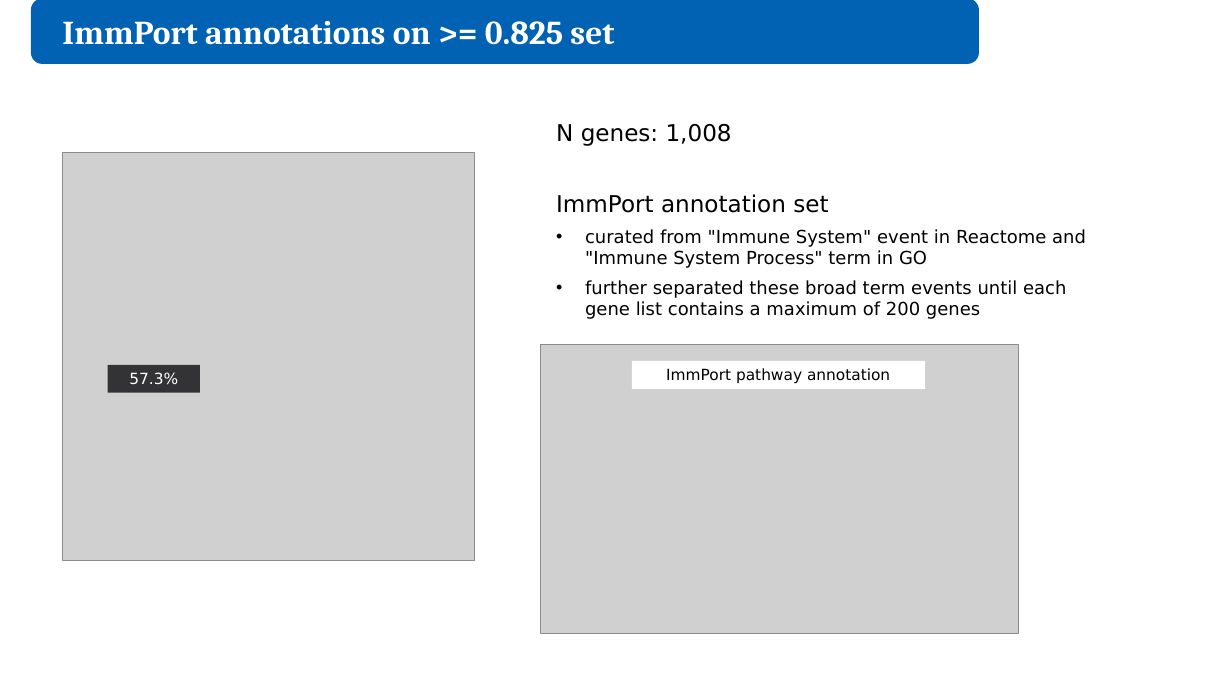
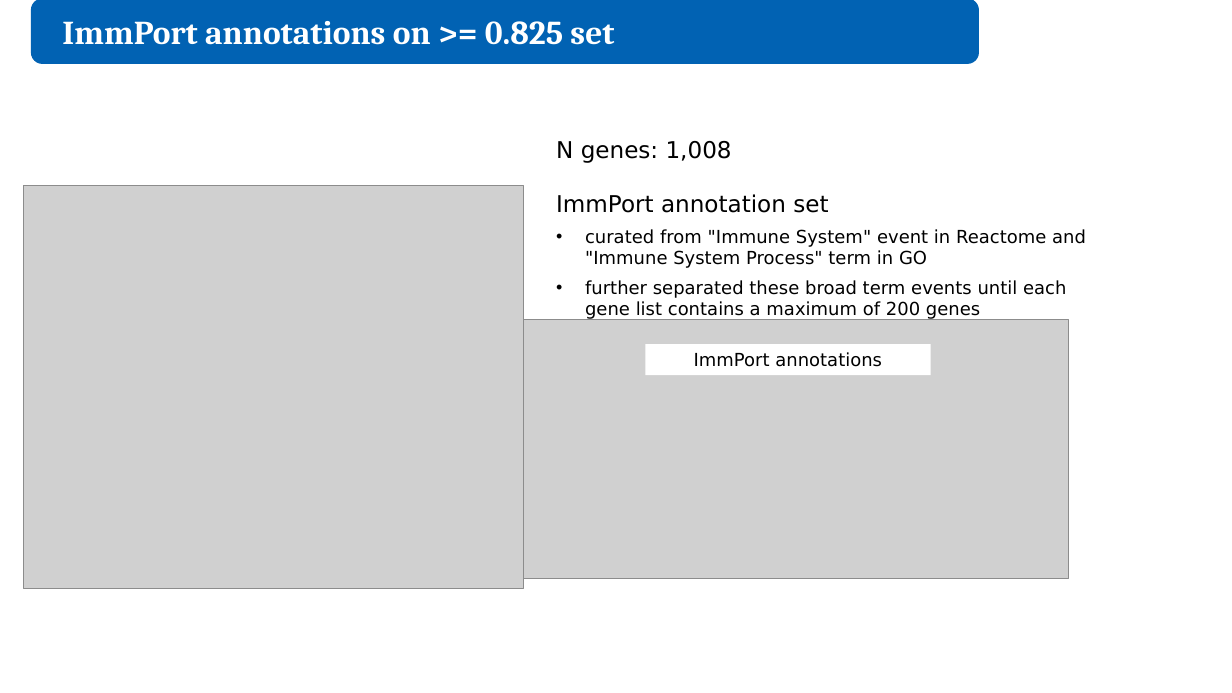
Before and after one commit to juliandeanmoran/BISSH, a slide deck: slide 17 of reports/2026-08-28_projectUpdate_3/2026-08-28_projectUpdate_3_jmoran.pptx. Drawn at 1232x693 pixels with LibreOffice and Linux fonts; fonts in the diff are those of the drawing; grey boxes stand for pictures. Boxes give left, top, right and bottom in pixels: in the first picture for what was removed or moved away, otherwise in the second. Text is boxed around its words. In the diff, an @@ line names an element or a change of style, - is before the commit and + after.

```diff
--- a/reports/2026-08-28_projectUpdate_3/2026-08-28_projectUpdate_3_jmoran.pptx
+++ b/reports/2026-08-28_projectUpdate_3/2026-08-28_projectUpdate_3_jmoran.pptx
@@ text "N genes: 1,008": place and size @@
-text "N genes: 1,008" at (556, 124, 732, 146)
+text "N genes: 1,008" at (556, 141, 732, 163)
@@ picture: place and size @@
-picture at (63, 152, 474, 561)
+picture at (23, 186, 523, 590)
@@ picture: place and size @@
-picture at (541, 345, 1019, 633)
+picture at (522, 319, 1068, 579)
@@ rectangle "ImmPort annotations": place and size @@
-rectangle "ImmPort annotations" at (632, 361, 925, 389)
+rectangle "ImmPort annotations" at (645, 344, 931, 375)
@@ text in rectangle at (694, 352, 882, 367): text changed; size 12 to 14 pt @@
-ImmPort pathway annotation
+ImmPort annotations
@@ rectangle removed at (108, 365, 201, 393) @@
-57.3%
```
Also in this commit, not shown: 1 other slide changed.
